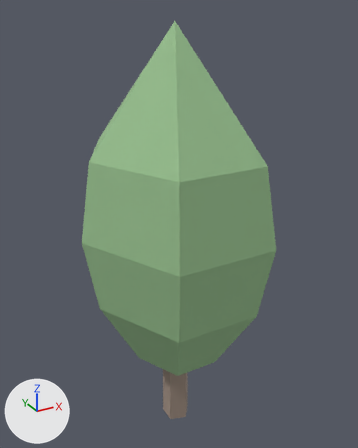
The glTF model web/public/models/tree-conifer-a-far.glb, before and after one commit.
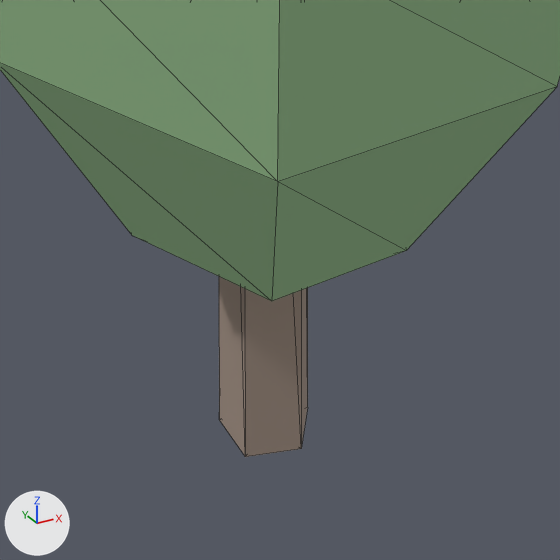
Each version is shown whole from a 50 mm camera at (-0.502, -0.929, 1.026) aimed at (0.018, 0.017, 0.553), then close up on the part from 29% to 72% of the width and 65% to 100% of the height. Lighting does not change. The marker at lower left points along +X, +Y and +Z. The first two pictures are the older version. The close-ups show mesh edges as thin lines. Vertices at exactly the same position are counted once.

Names of what the first close-up shows: 'tree-conifer-a-far'.
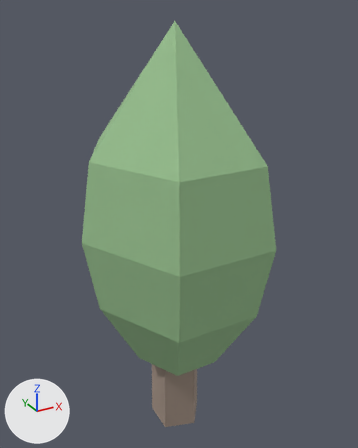
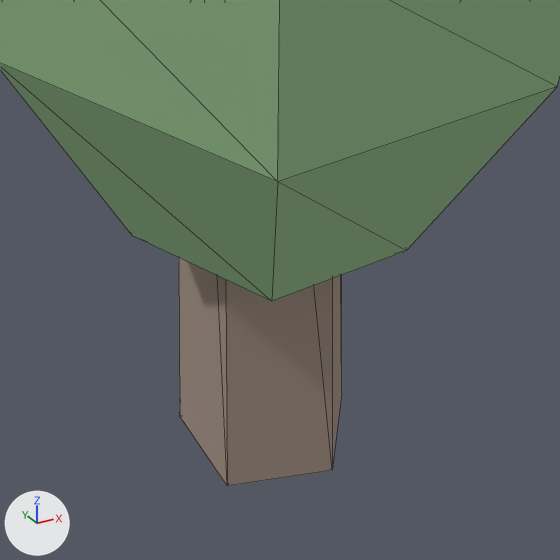
Boxes (x1, y1, x2, y2) around the edits, measured in the close-ups (560 x 560 px; the box of a moved part takes in the faces that stretch with it):
```json
{"object": "tree-conifer-a-far", "change": "reshaped", "before": [0, 0, 560, 457], "after": [0, 0, 560, 486]}
{"part": 1, "of": "me_tree_conifer_a_far", "change": "moved or reshaped", "before": [219, 277, 308, 457], "after": [179, 258, 342, 486]}
```

Edits to the scene script, one JSON object a line:
```json
{"block": "me_tree_conifer_a_far", "where": "me_tree_conifer_a_far.from_pydata(...)  # 38 vertices, 68 faces; spans x -0.226..0.226, y -0.226..0.226, z 0.0..1.0"}
{"block": "me_tree_conifer_a_far", "where": "# used by ob_tree_conifer_a_far; location = (0.0, 0.0, 0.0)"}
{"block": "me_tree_conifer_a_far", "change": "me_tree_conifer_a_far part 1: the loose piece of 12 vertices spanning x -0.03..0.036, y -0.035..0.035, z 0.0..0.844 is scaled about the mesh origin by (1.85, 1.85, 1)"}
```
